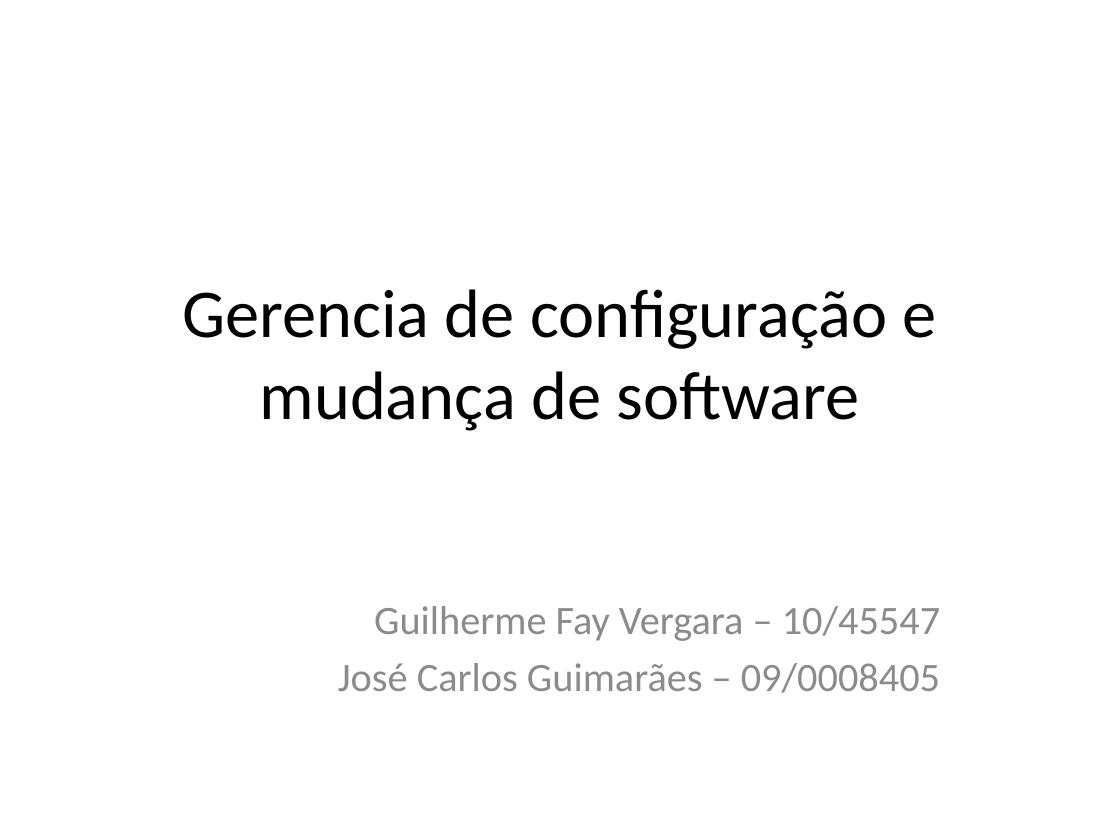
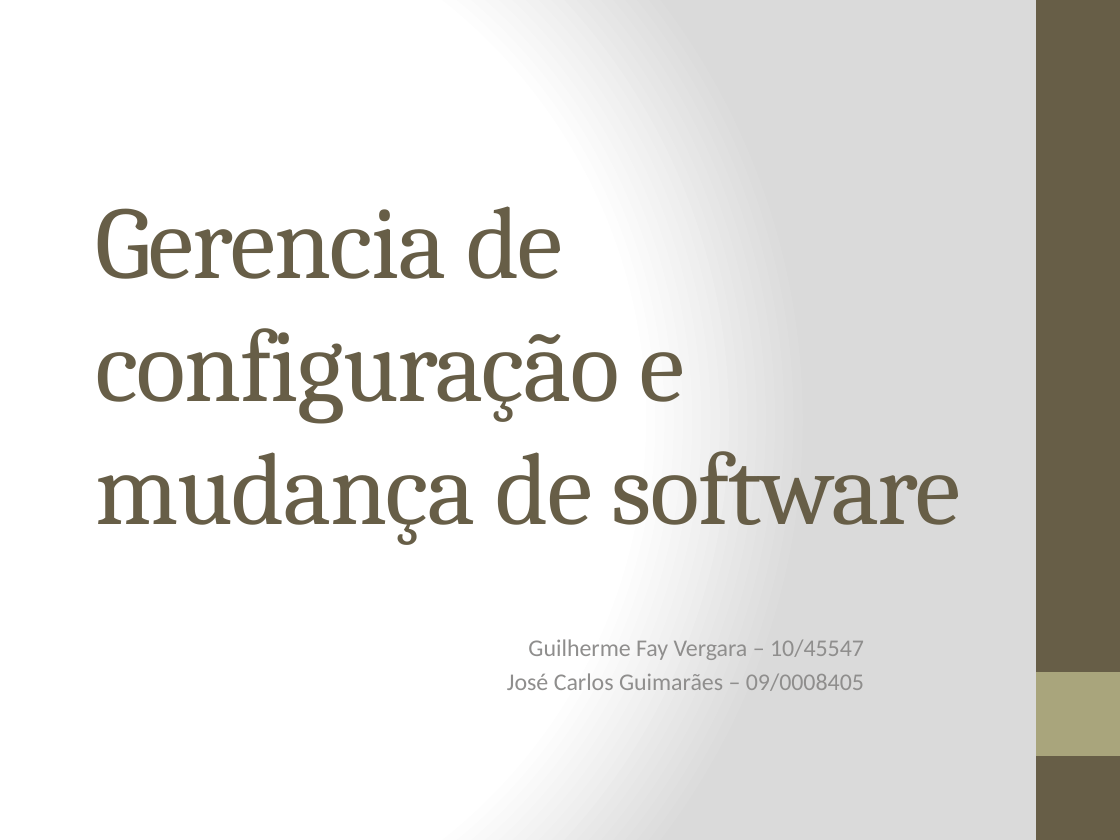
Before and after one commit to carlosneo/dotprojecteap, a slide deck: slide 1 of Dot Project EAP/4. System Management/Gerência de configuração/Gerencia de configuração e mudança de software.pptx. Drawn at 1120x840 pixels with LibreOffice and Linux fonts; fonts in the diff are those of the drawing. Boxes give left, top, right and bottom in pixels: in the first picture for what was removed or moved away, otherwise in the second. Text is boxed around its words. In the diff, an @@ line names an element or a change of style, - is before the commit and + after.

Commit message:
Atualização do documento DPEAP_PGC_20111201.doc       *portugues Atualização do documento Gerencia de configuração e mudança de software.pptx       *mais informações

```diff
--- a/Dot Project EAP/4. System Management/Gerência de configuração/Gerencia de configuração e mudança de software.pptx
+++ b/Dot Project EAP/4. System Management/Gerência de configuração/Gerencia de configuração e mudança de software.pptx
@@ background #FFFFFF to gradient #FFFFFF to #DADADA @@
@@ rectangle added at (1036,0,1120,840), fill #675E47 @@
@@ title "Gerencia de configuração e mudança ...": place and size @@
-title "Gerencia de configuração e mudança ..." at (182,289,937,431)
+title "Gerencia de configuração e mudança ..." at (95,206,961,545)
@@ title "Gerencia de configuração e mudança ..." at (95,206,961,545): size 44 to 66 pt, font Calibri to Cambria, text colour #000000 to #675E47, letter spacing 0 to -1 pt; alignment centre to left; vertical alignment middle to bottom @@
@@ subtitle "Guilherme Fay Vergara – 10/45547": place and size @@
-subtitle "Guilherme Fay Vergara – 10/45547" at (338,606,940,693)
+subtitle "Guilherme Fay Vergara – 10/45547" at (507,639,864,691)
@@ subtitle "Guilherme Fay Vergara – 10/45547" at (507,639,864,691): size 25.9 to 15.4 pt, text colour #8C8C8C to #8F8F8D; less space between paragraphs @@
@@ rectangle added at (1036,672,1120,756), fill #A9A57C @@
```
Also in this commit, not shown: 2 other slides changed, 7 slides added, 1 slide removed, 1 other file.
